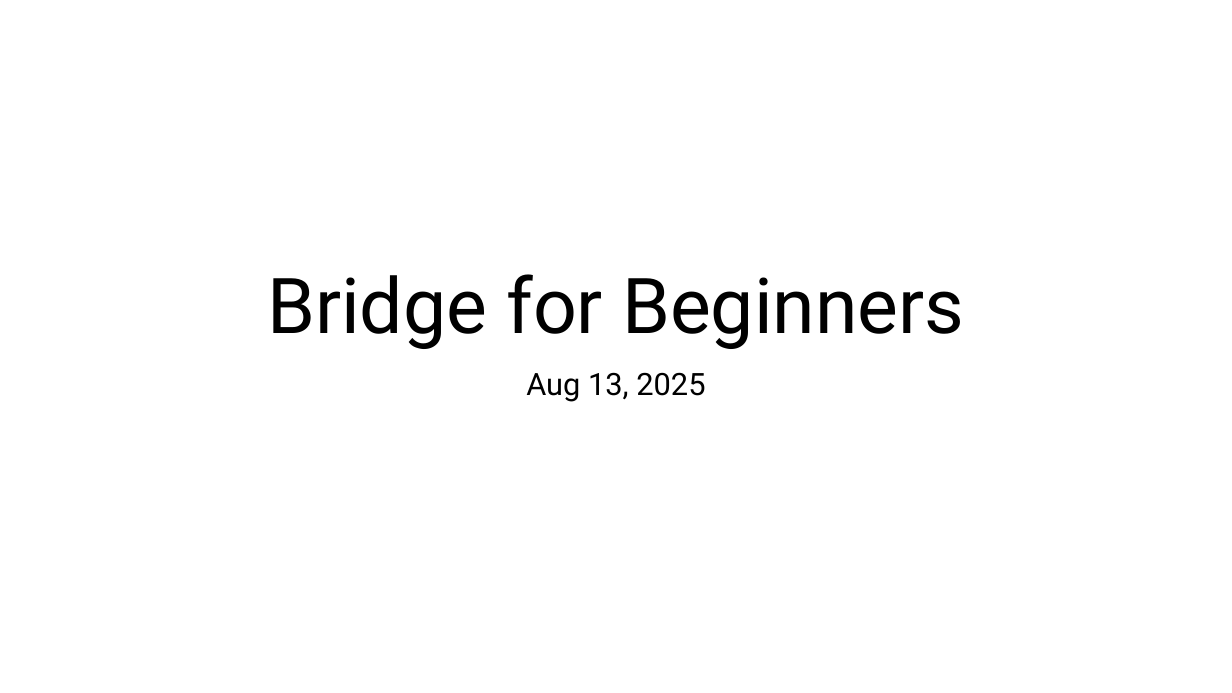
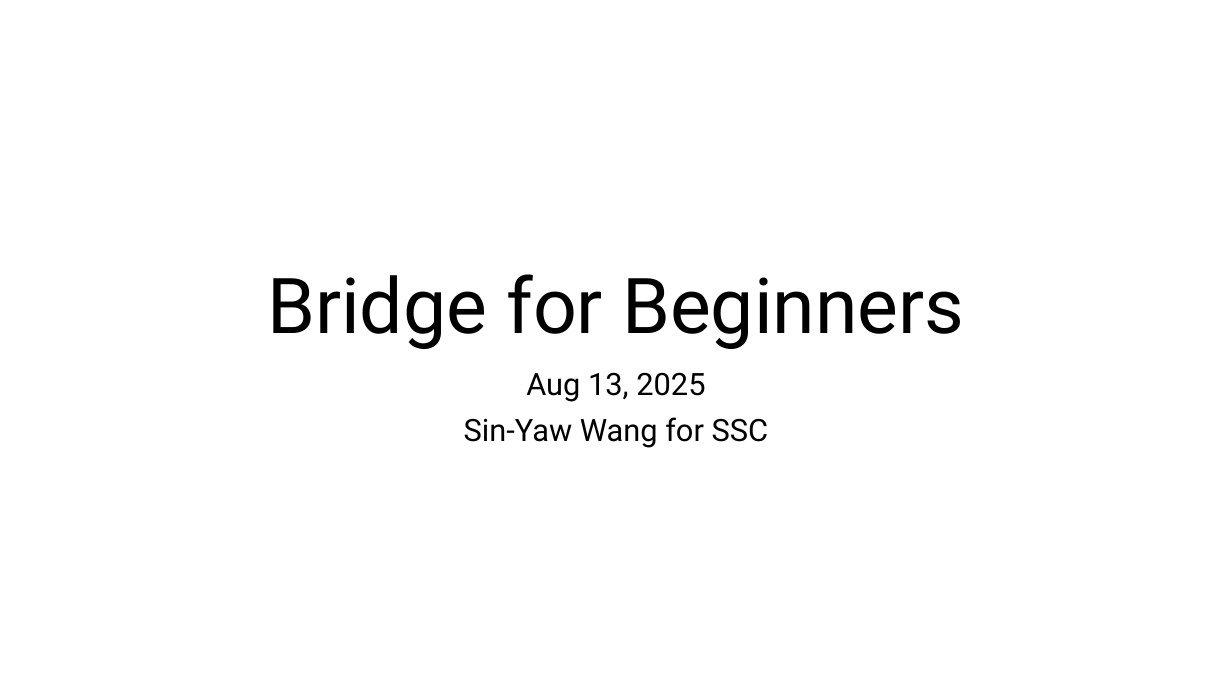
Before and after one commit to sywhub/bridge101, a slide deck: slide 12 of lectures.pptx. Drawn at 1232x693 pixels with LibreOffice and Linux fonts; fonts in the diff are those of the drawing; background and template pictures are left out. Boxes give left, top, right and bottom in pixels: in the first picture for what was removed or moved away, otherwise in the second. Text is boxed around its words. In the diff, an @@ line names an element or a change of style, - is before the commit and + after.

```diff
--- a/lectures.pptx
+++ b/lectures.pptx
@@ subtitle at box(464, 417, 769, 448): paragraph added @@
+Sin-Yaw Wang for SSC
```
Also in this commit, not shown: 3 other slides changed, 3 slides added, 2 other files.
